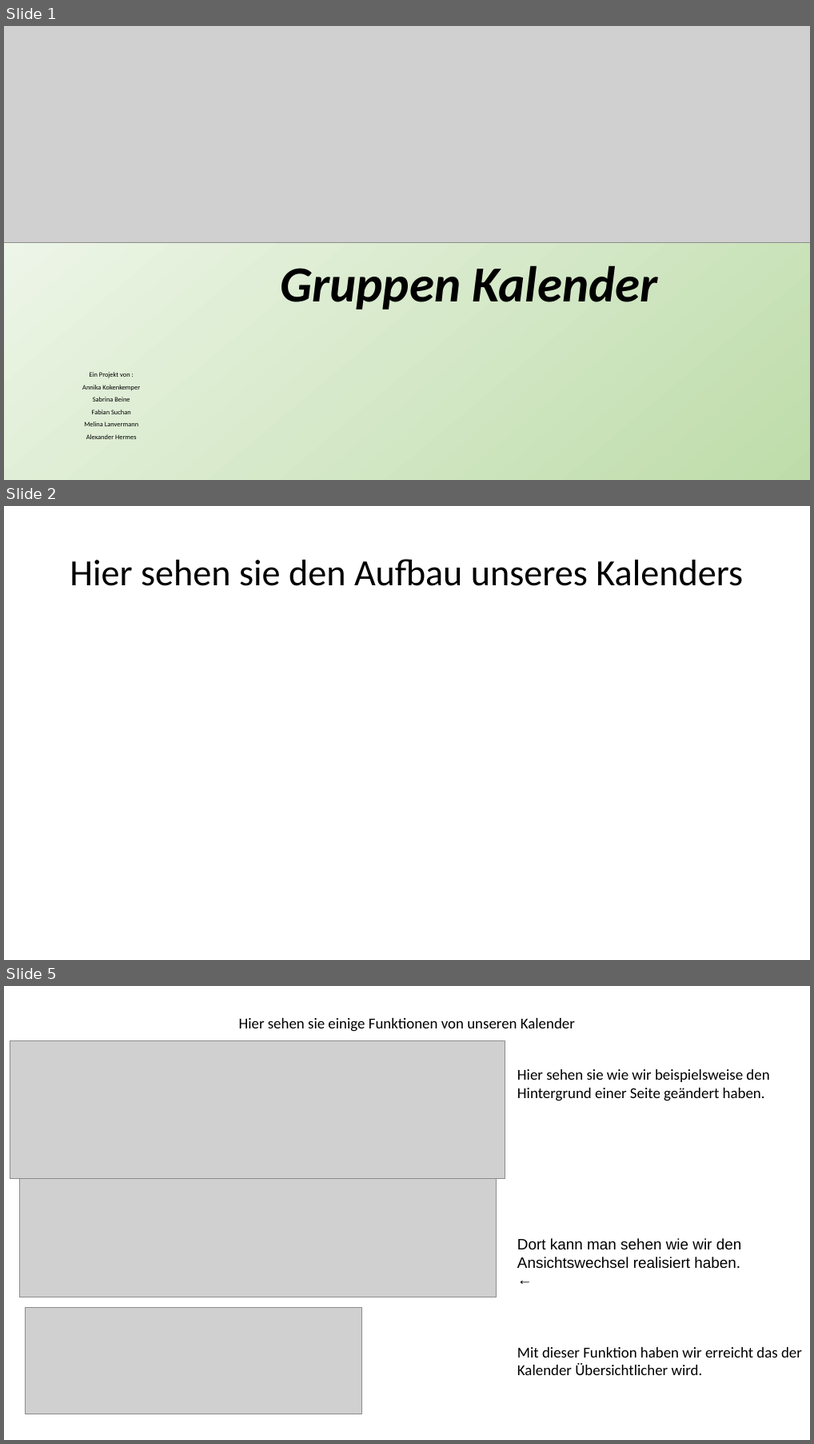
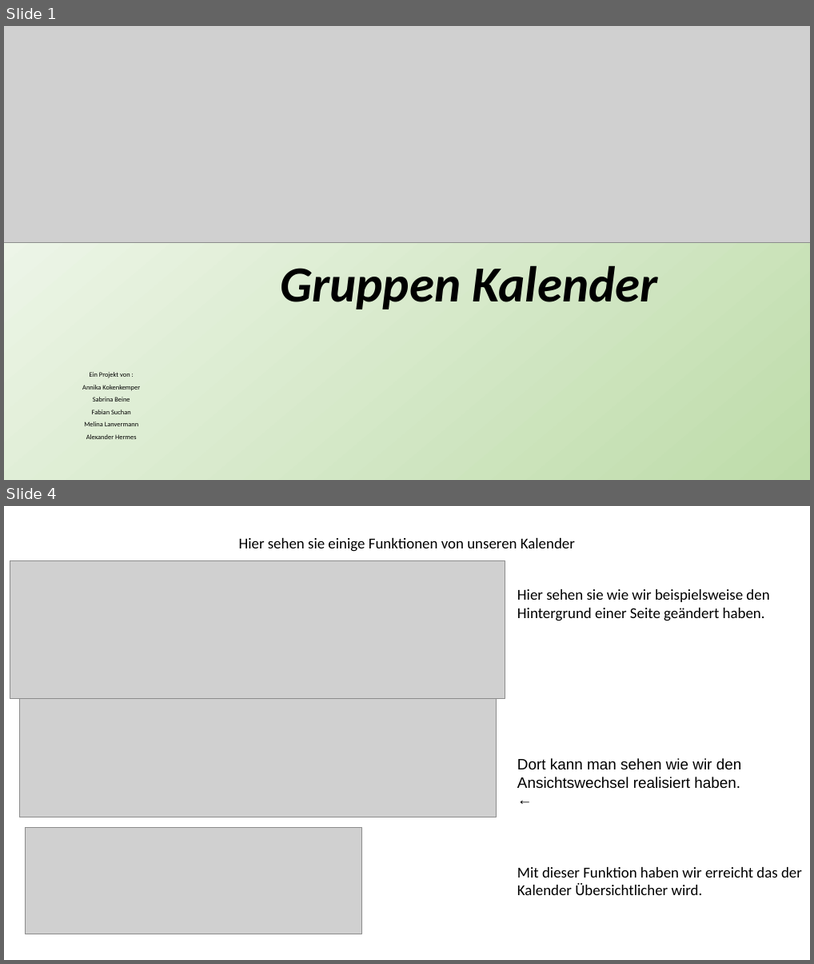
Before and after one commit to Fabusch/Kalenderprojekt, a slide deck: derKalender/Gruppen Kalender.odp. Shown one above the other, each under a label of ours: slides 1, 2 and 5 before the commit, slides 1 and 4 after it; the slides between them are not shown. The pictures are 814x1444 and 814x964 pixels, drawn with LibreOffice and Linux fonts; fonts in the diff are those of the drawing; grey boxes stand for pictures. Boxes give left, top, right and bottom in pixels: in the first picture for what was removed or moved away, otherwise in the second. Text is boxed around its words. In the diff, an @@ line names an element or a change of style, - is before the commit and + after.

```diff
--- a/derKalender/Gruppen Kalender.odp
+++ b/derKalender/Gruppen Kalender.odp
@@ slide 2 removed at <box>4,506,810,960</box>, background #FFFFFF @@
@@ title removed at <box>70,559,743,586</box> @@
-Hier sehen sie den Aufbau unseres Kalenders
@@ what was slide 5 is now slide 4 @@
```
Also in this commit, not shown: 3 slides changed, 2 other slides removed.
